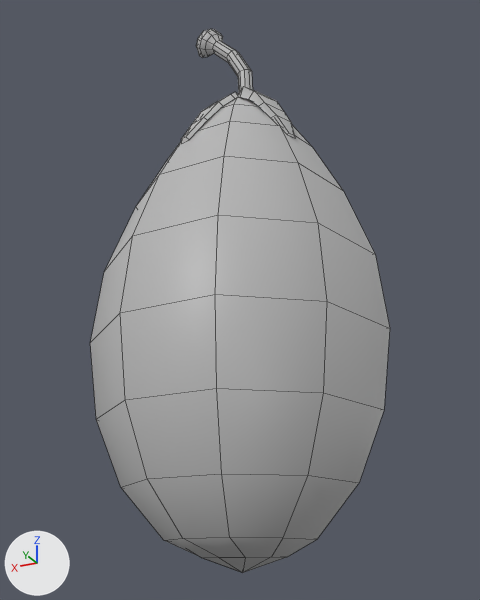
The FBX model Assets/Meshes/Ingredients/Ingredient_Eggplant_Half.fbx, before and after one commit.
Both versions are drawn from a 50 mm lens placed at (-0.446, 0.799, -0.492), pointed at (-0.016, -0.061, -0.104). Arrows for +X, +Y and +Z are at lower left; the lights stay in place. Mesh edges are drawn as thin lines. Where no turn or scale is listed for an object, it has been applied to the vertices.

The older version as bpy lines, for what is in view:
```python
me_mesh = bpy.data.meshes.new('Mesh')
me_mesh.from_pydata(...)  # 215 vertices, 218 faces; spans x -0.235..0.235, y -0.133..0.122, z -0.497..0.497
me_mesh.materials.append(mat_lambert1)  # grey #bcbcbc
# before: 0 (0.054, -0.081, -0.477) at pixel (201, 557), 1 (0.021, -0.068, -0.477) at pixel (218, 557), 2 (-0.021, -0.068, -0.477) at pixel (245, 557), 3 (-0.054, -0.081, -0.477) at pixel (271, 556)
ob_eggplant_half = bpy.data.objects.new('Eggplant_Half', me_mesh)
ob_eggplant_half.location = (0.0, 0.0, 0.0)
```
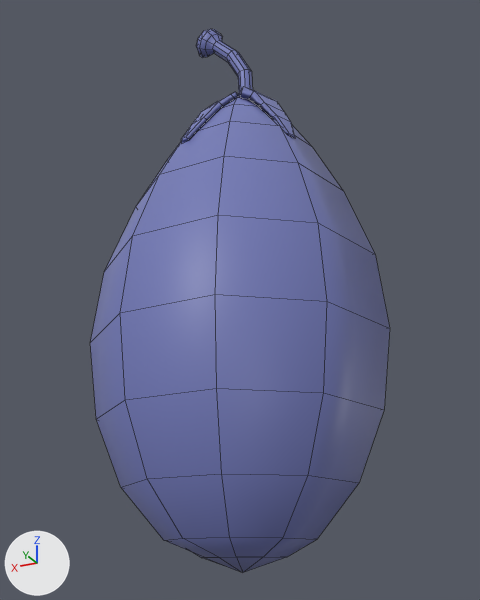
The newer file is also rescaled (x0.769), turned or shifted as a whole; pictures and numbers use the older file's frame.

Boxes (x1, y1, x2, y2) around the edits, measured in the pictures (480 x 600 px; the box of a moved part takes in the faces that stretch with it):
```json
{"part": 1, "of": "me_mesh", "change": "moved or reshaped", "before": [164, 537, 317, 573], "after": [164, 537, 317, 573]}
{"part": 2, "of": "me_mesh", "change": "recoloured", "before": [90, 29, 390, 540], "after": [90, 29, 390, 540], "on screen": "grey to blue"}
```

Edits to the scene script, one JSON object a line:
```json
{"op": "add", "block": "mat_food_02", "code": ["mat_food_02 = principled_material('Food_02')", "mat_food_02.base_color = (0.176, 0.201, 0.5)  # blue #747cbc"]}
{"block": "me_mesh", "where": "# used by ob_eggplant_half; location = (0.0, 0.0, 0.0)"}
{"block": "me_mesh", "where": "# verts and faces of me_mesh; kept vertices keep their numbers, new ones are numbered from 215"}
{"op": "remove", "block": "me_mesh", "code": "me_mesh.from_pydata(...)  # 215 vertices, 218 faces; spans x -0.235..0.235, y -0.133..0.122, z -0.497..0.497"}
{"op": "add", "block": "me_mesh", "code": "me_mesh.from_pydata(...)  # 215 vertices, 213 faces; spans x -0.235..0.235, y -0.133..0.122, z -0.497..0.497"}
{"block": "me_mesh", "change": "me_mesh part 1"}
{"op": "add", "block": "me_mesh", "code": "verts[0] = (0.044, -0.07, -0.477)  # moved, pixel (204, 557)"}
{"op": "add", "block": "me_mesh", "code": "verts[1] = (0.012, -0.054, -0.477)  # moved, pixel (218, 557)"}
{"op": "add", "block": "me_mesh", "code": "verts[2] = (-0.015, -0.054, -0.477)  # moved, pixel (236, 556)"}
{"op": "add", "block": "me_mesh", "code": "verts[3] = (-0.047, -0.07, -0.477)  # moved, pixel (263, 556)"}
{"block": "me_mesh", "change": "me_mesh part 2: 213 faces spanning x -0.235..0.235, y -0.133..0.122, z -0.497..0.497 switch from mat_lambert1 (grey #bcbcbc) to mat_food_02 (blue #757cbc)"}
```
